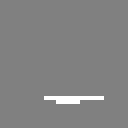
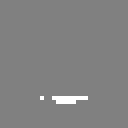
Layered file, before and after one edit (128x128). Changes by layer:
painted on "Layer 3" over [left=40, top=96, right=104, bottom=104]
